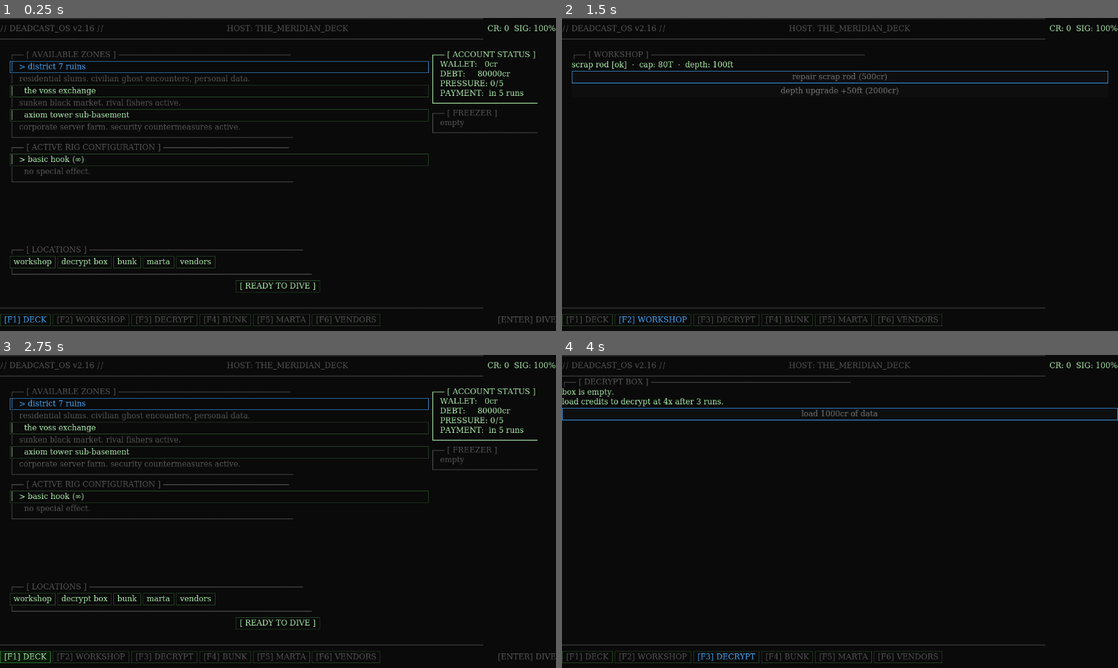
Above: before the commit, frames 1-4 (two rows, left to right).
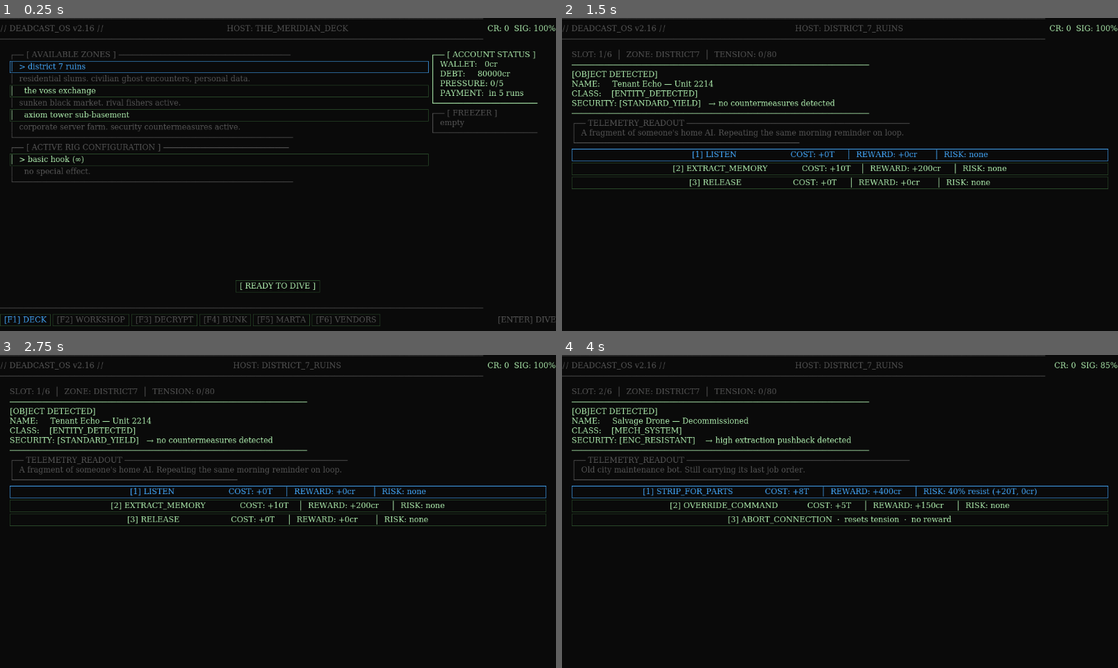
Above: after the commit, the same moments.

Repository: Teeohbee/deadcast
Game: Godot game, scene res://scenes/AppShell.tscn
Same seed, same stepped clock (60 frames per second), same inputs: the game is played once before the commit and once after it.
Inputs (mouse positions are in pixels of both pictures, inside the frame that each line leads up to):
- Up to frame 1 (0.25 s): no input
- Up to frame 2 (1.5 s): click (595, 262) at 0.5 s, where only the run before the commit has a clickable "workshop"; click (840, 287) at 1.25 s, where only the run after the commit has a clickable "[ READY TO DIVE ]"
- Up to frame 3 (2.75 s): click (27, 658) at 2 s, where only the run before the commit has a clickable "[F1] DECK"
- Up to frame 4 (4 s): click (645, 599) at 2.75 s, where only the run before the commit has a clickable "decrypt box"; click (840, 492) at 3.5 s, where only the run after the commit has a clickable "[1] LISTEN COST: +0T │ REWARD…"

The runs differ from the first frame. In frame 1, 0.7% of the frame differs, in the area x 1-57%, y 72-82%; in frame 2, 7.0%; in frame 3, 11%, in the area x 0-100%, y 2-99%; in frame 4, 7.3%.

Commit message:
fix: remove duplicate location buttons from deck — Zone3 footer is the sole nav

Diff:
--- a/scenes/barge_hub/BargeHub.gd
+++ b/scenes/barge_hub/BargeHub.gd
@@ -4,20 +4,11 @@
 @onready var account_label: Label = $VBoxContainer/ContentRow/RightColumn/AccountLabel
 @onready var freezer_label: Label = $VBoxContainer/ContentRow/RightColumn/FreezerLabel
 @onready var freezer_sell_btn: Button = $VBoxContainer/ContentRow/RightColumn/FreezerSellButton
-@onready var loc_header: Label = $VBoxContainer/LocHeader
-@onready var loc_footer: Label = $VBoxContainer/LocFooter
 @onready var dive_button: Button = $VBoxContainer/DiveRow/DiveButton
-@onready var workshop_btn: Button = $VBoxContainer/LocationButtons/WorkshopBtn
-@onready var decrypt_btn: Button = $VBoxContainer/LocationButtons/DecryptBtn
-@onready var bunk_btn: Button = $VBoxContainer/LocationButtons/BunkBtn
-@onready var marta_btn: Button = $VBoxContainer/LocationButtons/MartaBtn
-@onready var vendors_btn: Button = $VBoxContainer/LocationButtons/VendorsBtn
 
 func _ready() -> void:
 	self.theme = UIStyle.get_theme()
 
-	UIStyle.apply_label(loc_header, UIStyle.COL_DIM)
-	UIStyle.apply_label(loc_footer, UIStyle.COL_DIM)
 	UIStyle.apply_label(account_label, UIStyle.COL_TEXT)
 	UIStyle.apply_label(freezer_label, UIStyle.COL_DIM)
 	UIStyle.apply_button(dive_button)
@@ -25,23 +16,6 @@
 	dive_button.focus_mode = Control.FOCUS_ALL
 	freezer_sell_btn.focus_mode = Control.FOCUS_ALL
 
-	for btn in [workshop_btn, decrypt_btn, bunk_btn, marta_btn, vendors_btn]:
-		btn.focus_mode = Control.FOCUS_ALL
-		UIStyle.apply_button(btn)
-
-	if GameState.rod_damaged:
-		workshop_btn.text = "workshop ⚠"
-		workshop_btn.add_theme_color_override("font_color", UIStyle.COL_WARNING)
-
-	if GameState.has_new_marta_beat():
-		marta_btn.text = "marta !"
-		marta_btn.add_theme_color_override("font_color", UIStyle.COL_DEBT)
-
-	workshop_btn.pressed.connect(func(): UIController.navigate_to("workshop"))
-	decrypt_btn.pressed.connect(func(): UIController.navigate_to("decrypt"))
-	bunk_btn.pressed.connect(func(): UIController.navigate_to("bunk"))
-	marta_btn.pressed.connect(func(): UIController.navigate_to("marta"))
-	vendors_btn.pressed.connect(func(): UIController.navigate_to("vendors"))
 	dive_button.pressed.connect(func(): UIController.navigate_to("dive"))
 	freezer_sell_btn.pressed.connect(_on_sell_freezer)
 
--- a/scenes/barge_hub/BargeHub.tscn
+++ b/scenes/barge_hub/BargeHub.tscn
@@ -49,29 +49,6 @@
 [node name="Spacer" type="Control" parent="VBoxContainer"]
 size_flags_vertical = 3
 
-[node name="LocHeader" type="Label" parent="VBoxContainer"]
-text = "┌── [ LOCATIONS ] ──────────────────────────────────────────────"
-
-[node name="LocationButtons" type="HBoxContainer" parent="VBoxContainer"]
-
-[node name="WorkshopBtn" type="Button" parent="VBoxContainer/LocationButtons"]
-text = "workshop"
-
-[node name="DecryptBtn" type="Button" parent="VBoxContainer/LocationButtons"]
-text = "decrypt box"
-
-[node name="BunkBtn" type="Button" parent="VBoxContainer/LocationButtons"]
-text = "bunk"
-
-[node name="MartaBtn" type="Button" parent="VBoxContainer/LocationButtons"]
-text = "marta"
-
-[node name="VendorsBtn" type="Button" parent="VBoxContainer/LocationButtons"]
-text = "vendors"
-
-[node name="LocFooter" type="Label" parent="VBoxContainer"]
-text = "└────────────────────────────────────────────────────────────────"
-
 [node name="DiveRow" type="HBoxContainer" parent="VBoxContainer"]
 
 [node name="DiveSpacer" type="Label" parent="VBoxContainer/DiveRow"]
